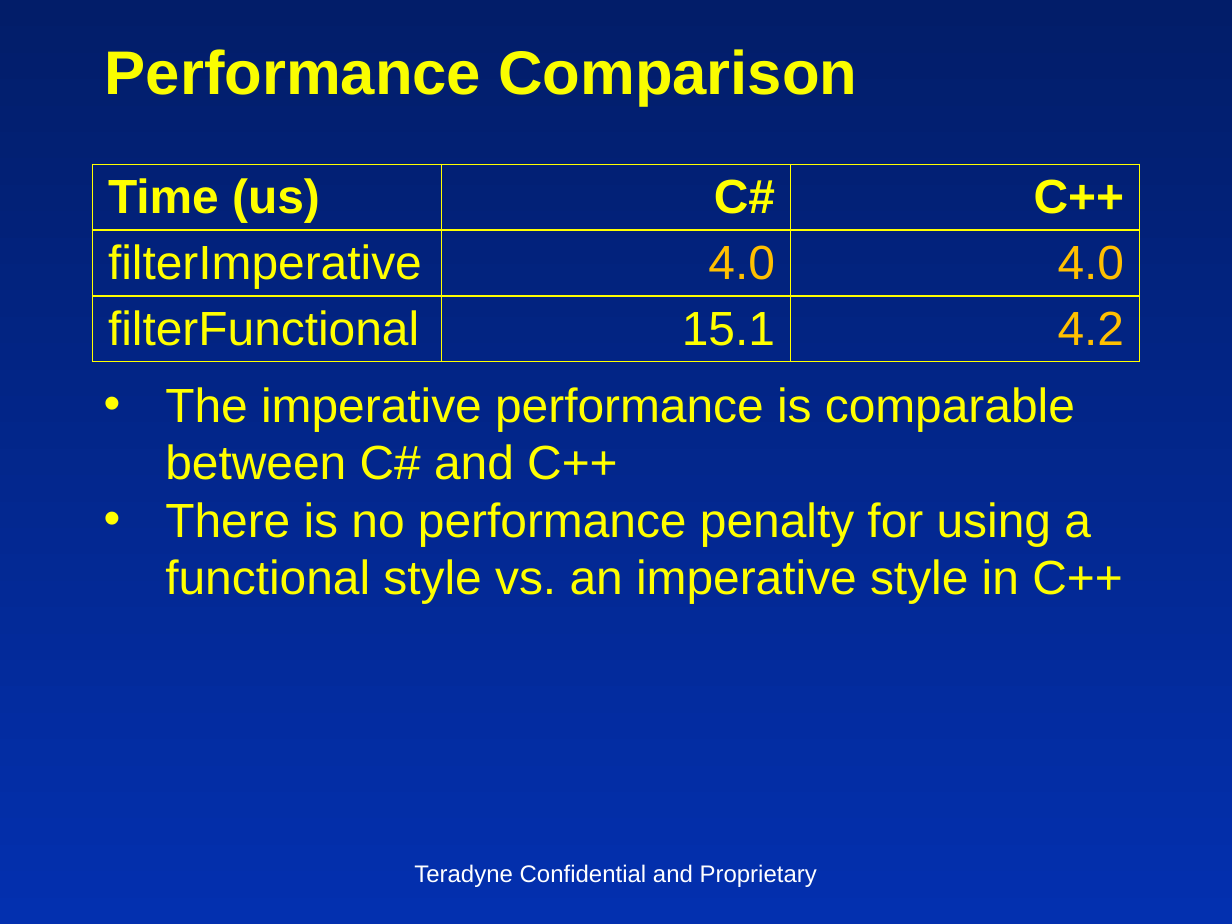
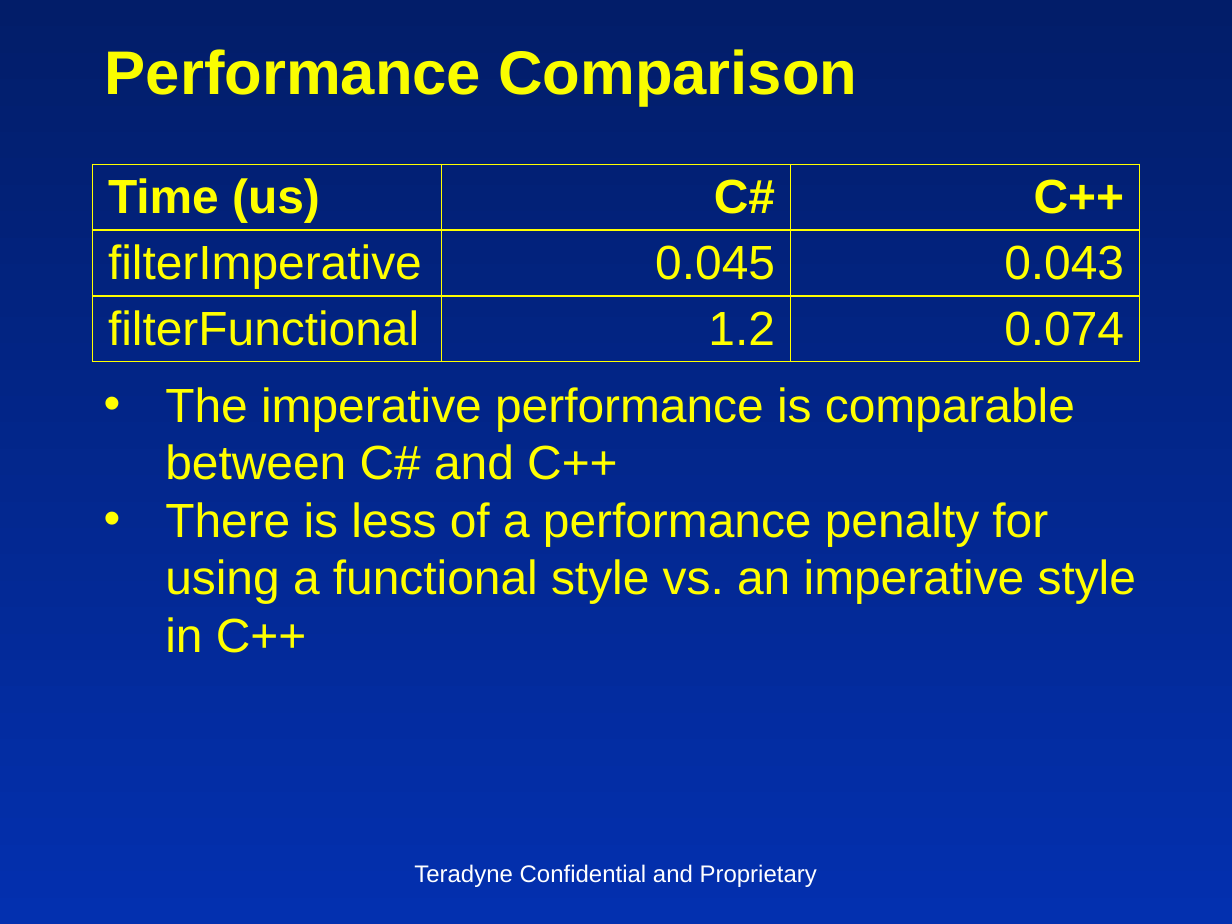
Before and after one commit to insideoutclub/Euler, a slide deck: slide 19 of FiveEasyPieces2.pptx (slide 9 before the commit). Drawn at 1232x924 pixels with LibreOffice and Linux fonts; fonts in the diff are those of the drawing. Boxes give left, top, right and bottom in pixels: in the first picture for what was removed or moved away, otherwise in the second. Text is boxed around its words. In the diff, an @@ line names an element or a change of style, - is before the commit and + after.

```diff
--- a/FiveEasyPieces2.pptx
+++ b/FiveEasyPieces2.pptx
@@ table at (92,164,1138,350) @@
-row 2, column 2: 4.0
+row 2, column 2: 0.045
-row 2, column 3: 4.0
+row 2, column 3: 0.043
-row 3, column 2: 15.1
+row 3, column 2: 1.2
-row 3, column 3: 4.2
+row 3, column 3: 0.074
@@ text at (165,502,1136,653): text changed @@
-• There is no performance penalty for using a functional style vs. an imperative style in C++
+• There is less of a performance penalty for using a functional style vs. an imperative style in C++
```
Also in this commit, not shown: 16 other slides changed, 10 slides added, 4 slides removed, 1 other file.
